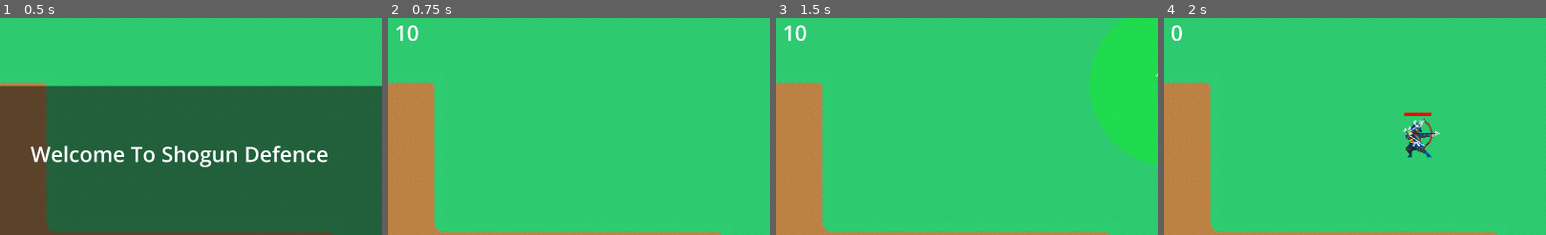
Above: before the commit, frames 1-4 (left to right).
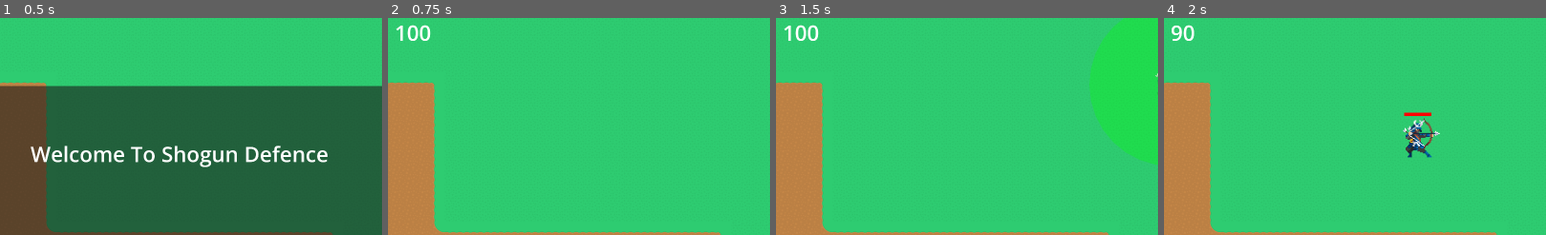
Above: after the commit, the same moments.

Repository: tt23aaz/Shogun-Defence
Game: Godot game, scene res://main_menu.tscn
Same seed, same stepped clock (60 frames per second), same inputs: the game is played once before the commit and once after it.
Inputs (mouse positions are % of the whole screen's width and height, from its top left):
- Up to frame 1 (0.5 s): no input
- Up to frame 2 (0.75 s): click "Play" at 0.5 s
- Up to frame 3 (1.5 s): tap Enter at 1.25 s; drag from (87, 9) to (60, 28) at 1.27 s
- Up to frame 4 (2 s): no input
The pictures show only the part of the screen within x 26-76%, y 0-50%; the shares and areas given below are measured in that part.

Frame 1 is identical in both runs. In frame 2, 0.1% of the frame differs, in the area x 8-12%, y 3-11%; in frame 3, 0.1%; in frame 4, 0.2%, in the area x 2-8%, y 3-11%.

Commit message:
changed global stats for testing

Diff:
--- a/Global/Game.gd
+++ b/Global/Game.gd
@@ -1,8 +1,8 @@
 extends Node
 
-var Gold = 10
+var Gold = 100
 var Health = 10
 
 func reset_stats() -> void:
 	Health = 10
-	Gold = 10
+	Gold = 100
